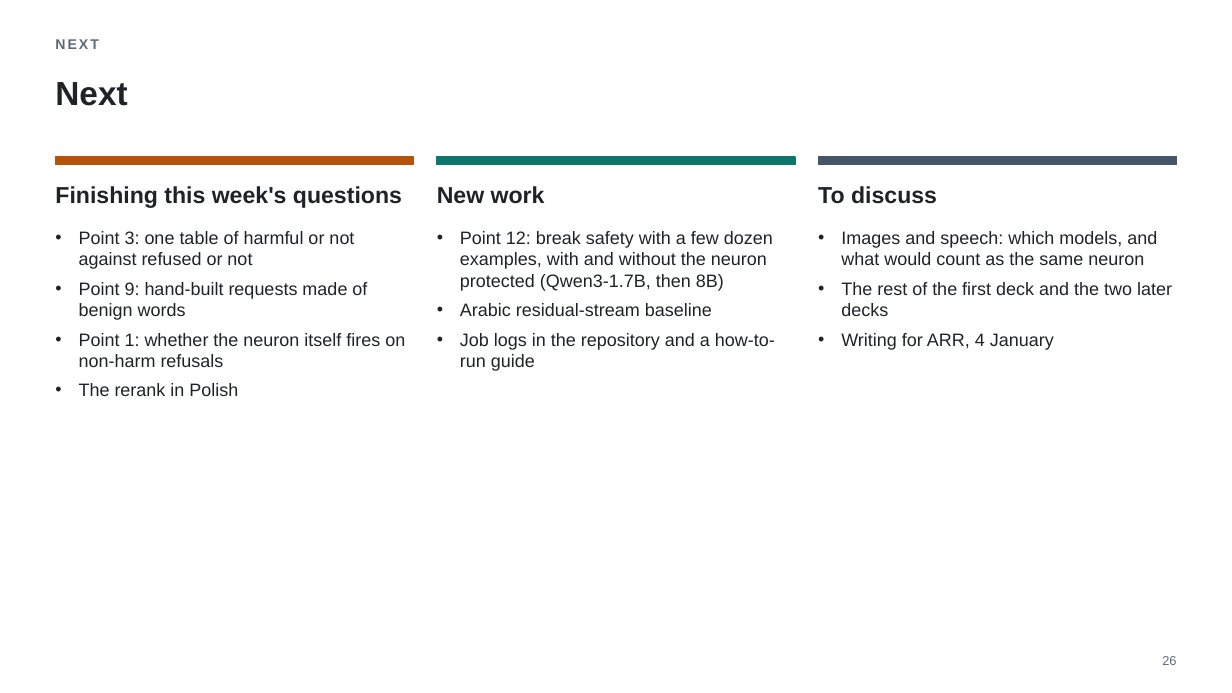
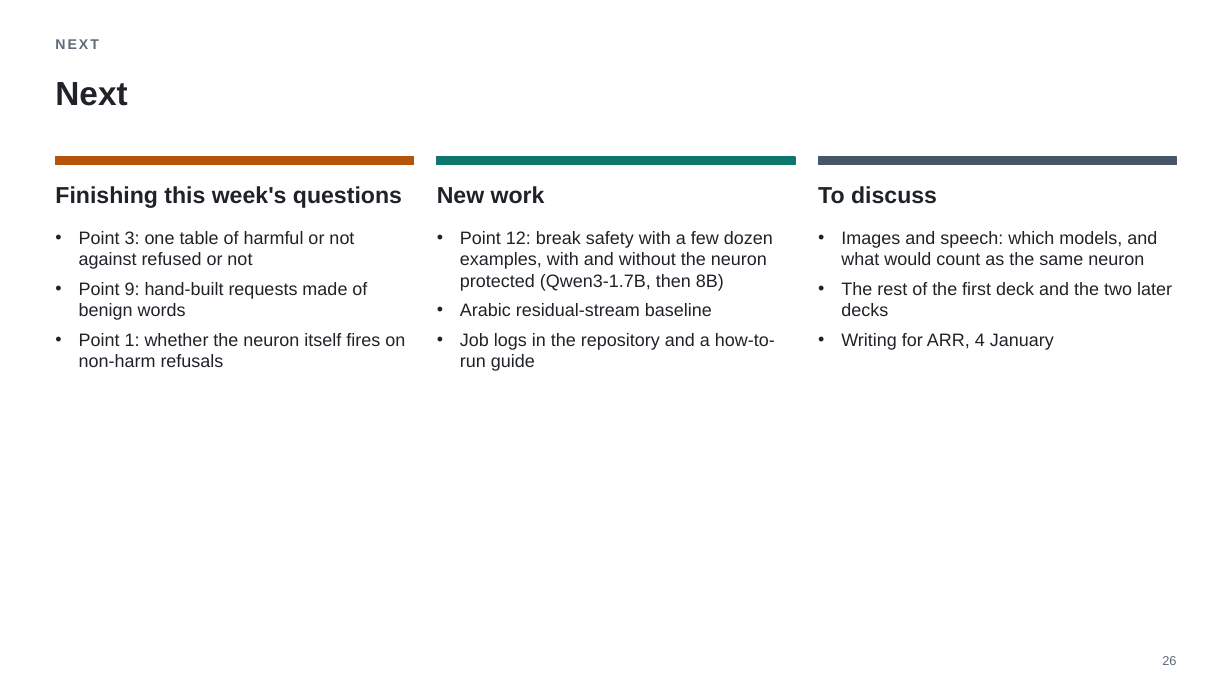
Before and after one commit to fjoad/refusal-neurons, a slide deck: slide 26 of slides/refusal_neurons_2026-11-17.pptx. Drawn at 1232x693 pixels with LibreOffice and Linux fonts; fonts in the diff are those of the drawing. Boxes give left, top, right and bottom in pixels: in the first picture for what was removed or moved away, otherwise in the second. Text is boxed around its words. In the diff, an @@ line names an element or a change of style, - is before the commit and + after.

```diff
--- a/slides/refusal_neurons_2026-11-17.pptx
+++ b/slides/refusal_neurons_2026-11-17.pptx
@@ text at <box>79,383,238,396</box>: paragraph removed @@
-• The rerank in Polish
```
Also in this commit, not shown: 1 other slide changed, 4 other files.
